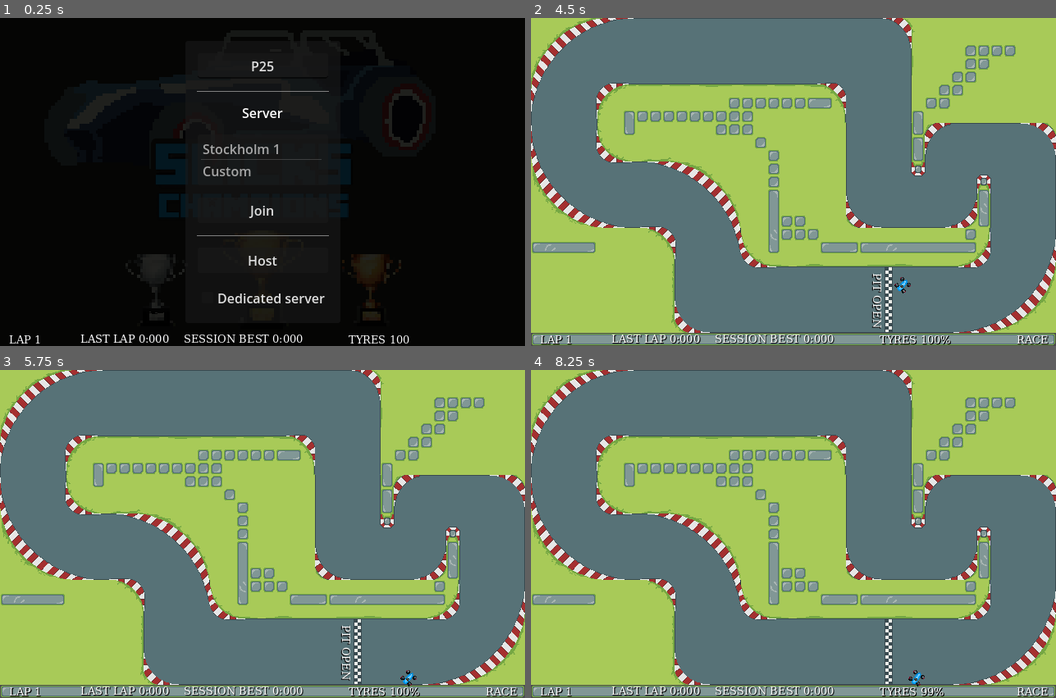
Above: before the commit, frames 1-4 (two rows, left to right).
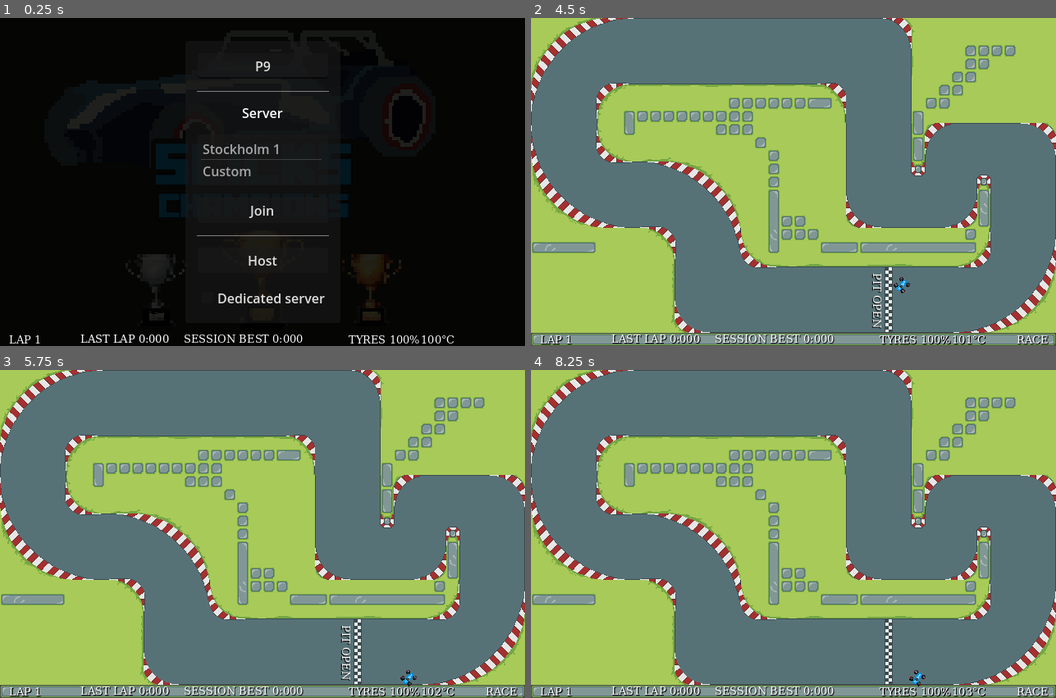
Above: after the commit, the same moments.

Repository: itjope/slide-on-slicks
Game: Godot game, scene res://world.tscn
Two runs of this game, one before a commit and one after it. Both use one fixed random seed, a clock stepped at 60 frames per second and the inputs below.
Inputs:
- Up to frame 1 (0.25 s): no input
- Up to frame 2 (4.5 s): tap Enter (enter) at 0.5, 2.1, 2.75 s; hold Right (steerRight) 0.53-1.25 s; hold Down (break) 0.53-1.25 s; click "Host" at 1.25 s; tap Space (kryckan) at 2 s; hold Left (steerLeft) 2.03-2.78 s; hold Right (steerRight) 2.78-3.53 s; hold Space (kryckan) 2.78-3.53 s; hold Up (accelerate) 3.53-4.28 s; tap P (togglePit) at 3.6 s; hold Left (steerLeft) from 4.28 s (still down); hold Down (break) from 4.28 s (still down)
- Up to frame 3 (5.75 s): keep holding Left (steerLeft); release Down (break) at 5.03 s; tap Enter (enter) at 5.1 s
- Up to frame 4 (8.25 s): hold Space (kryckan) 5.78-6.53 s; release Left (steerLeft) at 6.53 s; hold Right (steerRight) 6.53-7.28 s; tap P (togglePit) at 6.6 s; tap Enter (enter) at 7.25, 8.1 s; hold Up (accelerate) 7.28-8.03 s; hold Down (break) 7.28-8.03 s; hold Right (steerRight) from 8.03 s (still down)

The runs differ from the first frame. In frame 1, 0.2% of the frame differs, in the area x 47-87%, y 13-100%; in frame 2, 0.1%; in frame 3, 0.1%; in frame 4, 0.3%, in the area x 71-87%, y 91-100%.

Commit message:
tween tyre wear and display tyre temp

Diff:
--- a/car.gd
+++ b/car.gd
@@ -15,7 +15,7 @@
 @export var max_speed = 1000
 var max_speed_reverse = 300
 @export var slip_speed = 190
-var tyre_wear_factors = [0.99999, 0.99995, 0.99999, 0.9999]
+var tyre_wear_factors = [1.4, 1.2, 0.5, 1]
 var fast_tractions_by_tyre = [0.0027, 0.0025, 0.0022, 0.0020]
 var slow_tractions_by_tyre = [0.025, 0.022, 0.020, 0.018]
 
@@ -78,6 +78,7 @@
 var network_transform = transform
 var player_nick = ""
 var car_animation_color = "blue"
+var tracktion_tween = null
 
 signal tyre_health_changed(tyre_health)
 signal toggle_pit()
@@ -89,6 +90,10 @@
 	player_nick_label.text = player_nick
 	audio_listener.make_current()
 	update_tyre(current_tyre)
+	tracktion_tween = create_tween().set_trans(Tween.TRANS_BACK).set_ease(Tween.EASE_IN)
+	tracktion_tween.parallel().tween_property(self, "traction_fast", 0, 30)
+	tracktion_tween.parallel().tween_property(self, "traction_slow", 0, 30)
+	tracktion_tween.pause()
 
 func update_tyre(tyre):
 	current_tyre = tyre
@@ -96,6 +101,9 @@
 	traction_fast = fast_tractions_by_tyre[tyre]
 	traction_slow = slow_tractions_by_tyre[tyre]
 	tyre_rim_sprite.self_modulate = tyre_rim_colors[tyre]
+	if tracktion_tween:
+		tracktion_tween.stop()
+		tracktion_tween.set_speed_scale(tyre_wear_factor)
 
 func update_weather(weather):
 	current_weather = weather
@@ -115,7 +123,6 @@
 	var friction_force = velocity * friction
 	var drag_force = velocity * velocity.length() * drag
 	acceleration += drag_force + friction_force
-
 
 func get_input():
 	if not is_multiplayer_authority(): return
@@ -127,6 +134,12 @@
 	inputs.steerRight = Input.is_action_pressed("steerRight")
 	inputs.steerLeft = Input.is_action_pressed("steerLeft")
 	inputs.accelerate = Input.is_action_pressed("accelerate")
+
+	if Input.is_action_just_pressed("steerLeft") or Input.is_action_just_pressed("steerRight"):
+		tracktion_tween.play()
+
+	if Input.is_action_just_released("steerLeft") or Input.is_action_just_released("steerRight"):
+		tracktion_tween.pause()
 
 	if Input.is_action_pressed("steerRight"):
 		turn += calculate_turn()
@@ -189,11 +202,9 @@
 
 func calculate_turn():
 	if not current_weather == weather_conditons.LIGHTRAIN and not current_weather == weather_conditons.RAIN and not current_weather == weather_conditons.WET and current_tyre == tyre_types.WET:
-		traction_fast = traction_fast * ((tyre_wear_factor * 10) - 9)
-		traction_slow = traction_slow * ((tyre_wear_factor * 10) - 9)
-	else:
-		traction_fast = traction_fast * tyre_wear_factor
-		traction_slow = traction_slow * tyre_wear_factor
+		tracktion_tween.set_speed_scale(2)
+	else:
+		tracktion_tween.set_speed_scale(tyre_wear_factor)
 
 	var car_speed = velocity.length()
 	if car_speed > max_speed:
--- a/player.tscn
+++ b/player.tscn
@@ -360,6 +360,7 @@
 position = Vector2(-36, 375)
 motion_mode = 1
 script = ExtResource("1_ttov1")
+friction = -0.006
 
 [node name="CollisionShape2D" type="CollisionShape2D" parent="."]
 rotation = 1.5708
--- a/raceinfo.gd
+++ b/raceinfo.gd
@@ -5,8 +5,10 @@
 @onready var sessionBestLapTime = $SessionBestLapTime
 @onready var purpleRect = $PurpleRect
 @onready var tyre_health_label = $TyreHealth
+@onready var tyre_temp_label = $TyreTemp
 
 signal race_completed(playerState)
+
 
 var raceState = {
 	laps = 0
@@ -21,6 +23,8 @@
 	raceTime = 0,
 	name = ""
 }
+
+var tyre_temp = 100
 
 # Called when the node enters the scene tree for the first time.
 func _ready():
@@ -92,8 +96,10 @@
 	self.visible = true
 
 func set_tyre_health(tyre_health):
-	var tyre_precent = ceil(tyre_health * 100)
+	var tyre_precent = min(ceil(tyre_health * 100), 100)
+	tyre_temp = max(tyre_temp, ceil(tyre_health * 100))
 	tyre_health_label.text = "TYRES " + str(tyre_precent) + "%"
+	tyre_temp_label.text = str(tyre_temp) + "°C"
 
 # Called every frame. 'delta' is the elapsed time since the previous frame.
 func _process(delta):
--- a/world.gd
+++ b/world.gd
@@ -26,7 +26,7 @@
 
 var Player = preload("res://player.tscn")
 var start_lights = preload("res://start_lights.tscn")
-var PitScene = preload("res://pit.tscn")
+var PitScene = preload("res://Pit.tscn")
 var track_scenes = [{
 	name = "Ettan",
 	scene = preload("res://track1.tscn")
@@ -62,6 +62,9 @@
 	#if OS.is_debug_build():
 	DisplayServer.window_set_size(Vector2i(1920, 1080))
 	playerNameEntry.text = "P" + str(randi() % 100)
+	if OS.is_debug_build():
+		DisplayServer.window_set_size(Vector2i(1920, 1080))
+		playerNameEntry.text = "P" + str(randi() % 100)
 
 	init_track(0)
 	init_pit()
@@ -232,8 +235,10 @@
 
 func set_weather_timeout():
 	weather_shift_timer.stop()
-	var from = 1 * 60 #minutes
-	var to = 7 * 60 #minutes
+	#var from = 3 * 60 #minutes
+	#var to = 7 * 60 #minutes
+	var from = 30 #minutes
+	var to = 60 #minutes
 
 	if current_weather == weather_conditons.LIGHTRAIN:
 		from = 10 #seconds
--- a/world.tscn
+++ b/world.tscn
@@ -313,7 +313,19 @@
 theme_override_colors/font_shadow_color = Color(0, 0, 0, 1)
 theme_override_fonts/font = SubResource("SystemFont_a2q2o")
 theme_override_font_sizes/font_size = 13
-text = "TYRES 100"
+text = "TYRES 100%"
+vertical_alignment = 1
+
+[node name="TyreTemp" type="Label" parent="RaceInfo"]
+offset_left = 513.0
+offset_top = 385.0
+offset_right = 585.0
+offset_bottom = 402.0
+theme_override_colors/font_color = Color(0.992157, 0.992157, 0.992157, 1)
+theme_override_colors/font_shadow_color = Color(0, 0, 0, 1)
+theme_override_fonts/font = SubResource("SystemFont_a2q2o")
+theme_override_font_sizes/font_size = 13
+text = "100°C"
 vertical_alignment = 1
 
 [node name="LastLapTime" type="Label" parent="RaceInfo"]
Not shown, changed: export_presets.cfg
